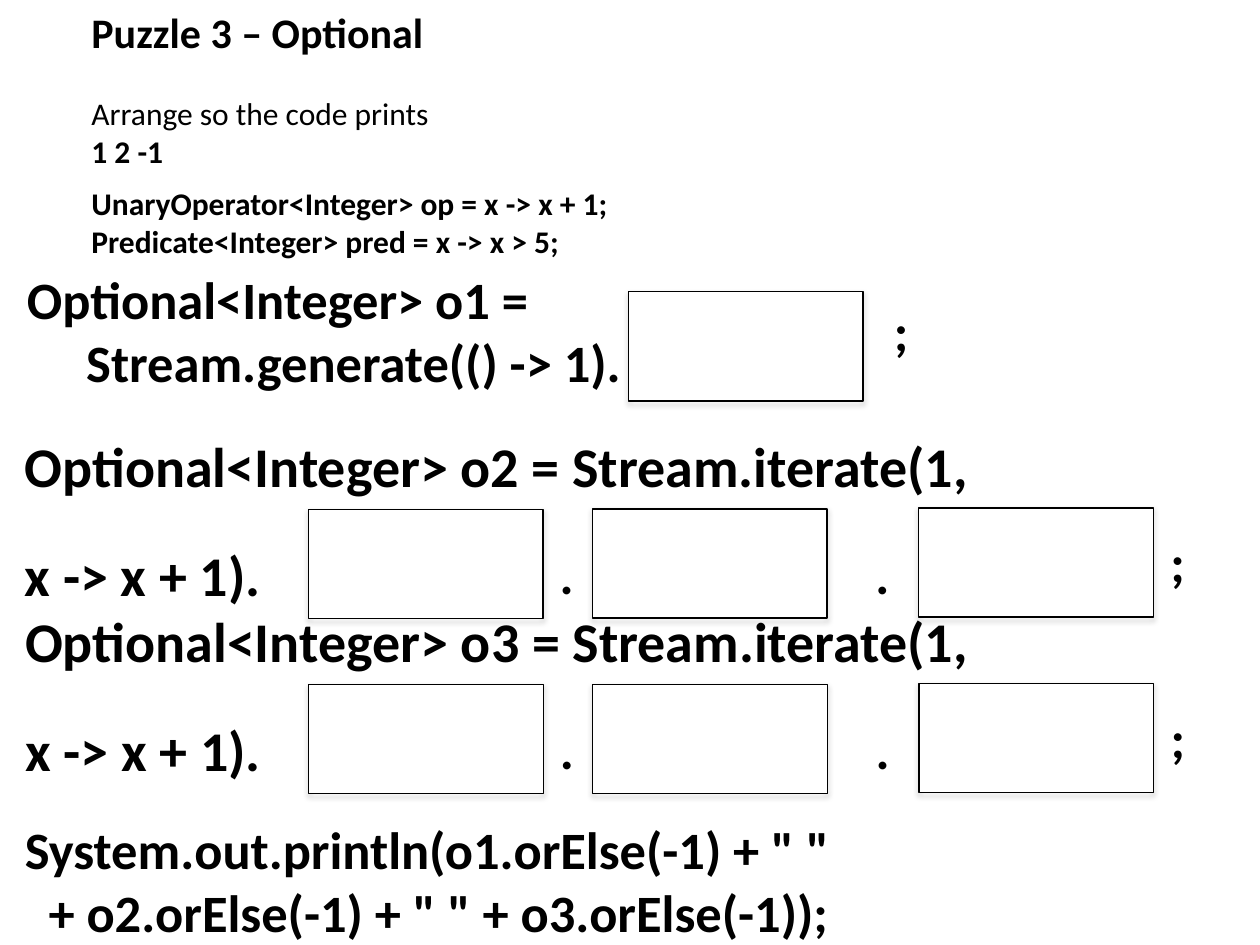
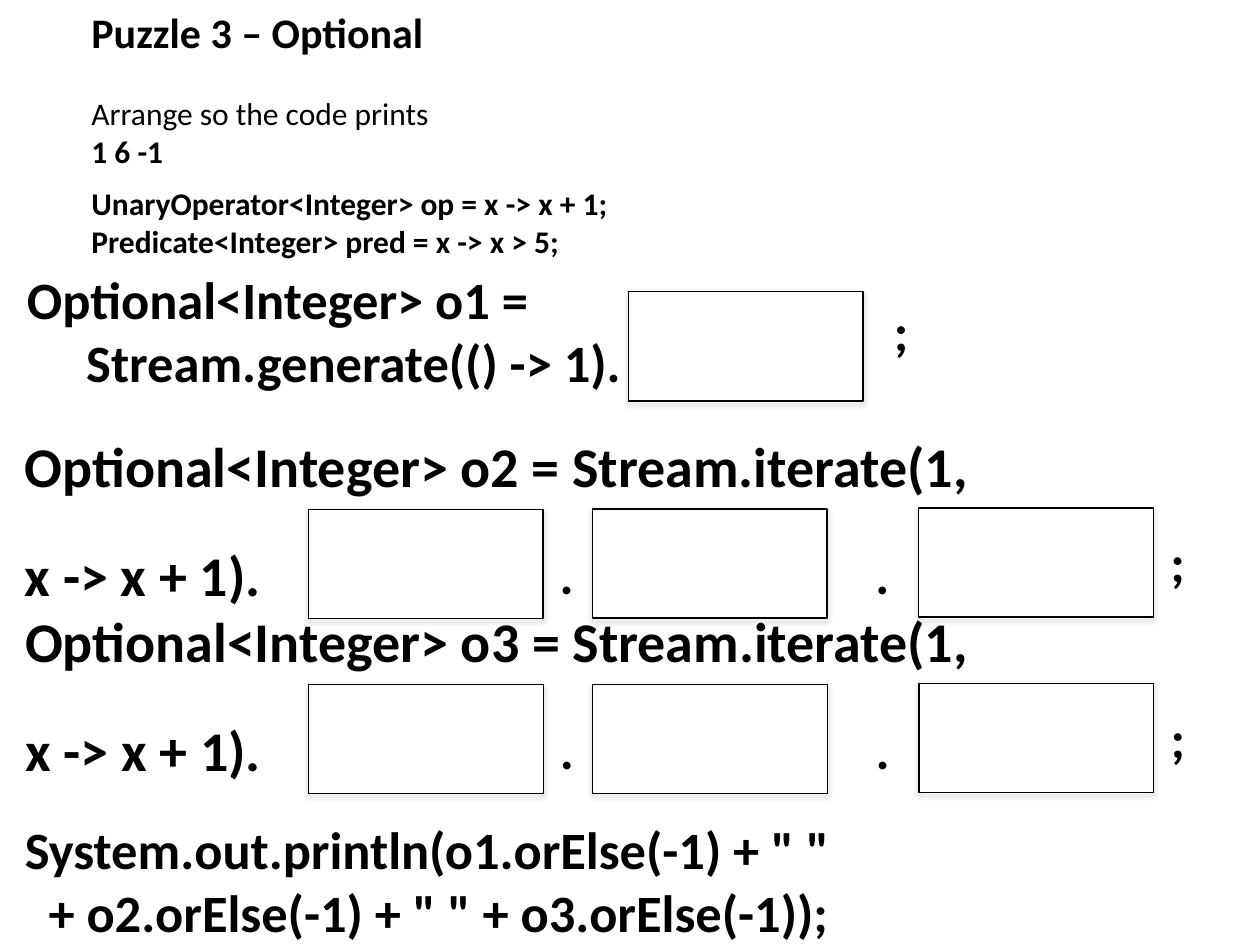
Before and after one commit to boyarsky/java-8-streams-by-puzzles, a slide deck: slide 5 of docs/Puzzles-Handouts.pptx. Drawn at 1260x945 pixels with LibreOffice and Linux fonts; fonts in the diff are those of the drawing. Boxes give left, top, right and bottom in pixels: in the first picture for what was removed or moved away, otherwise in the second. Text is boxed around its words. In the diff, an @@ line names an element or a change of style, - is before the commit and + after.

```diff
--- a/docs/Puzzles-Handouts.pptx
+++ b/docs/Puzzles-Handouts.pptx
@@ text at <box>91,141,164,164</box>: text changed @@
-1 2 -1
+1 6 -1
```
Also in this commit, not shown: 1 other file.
